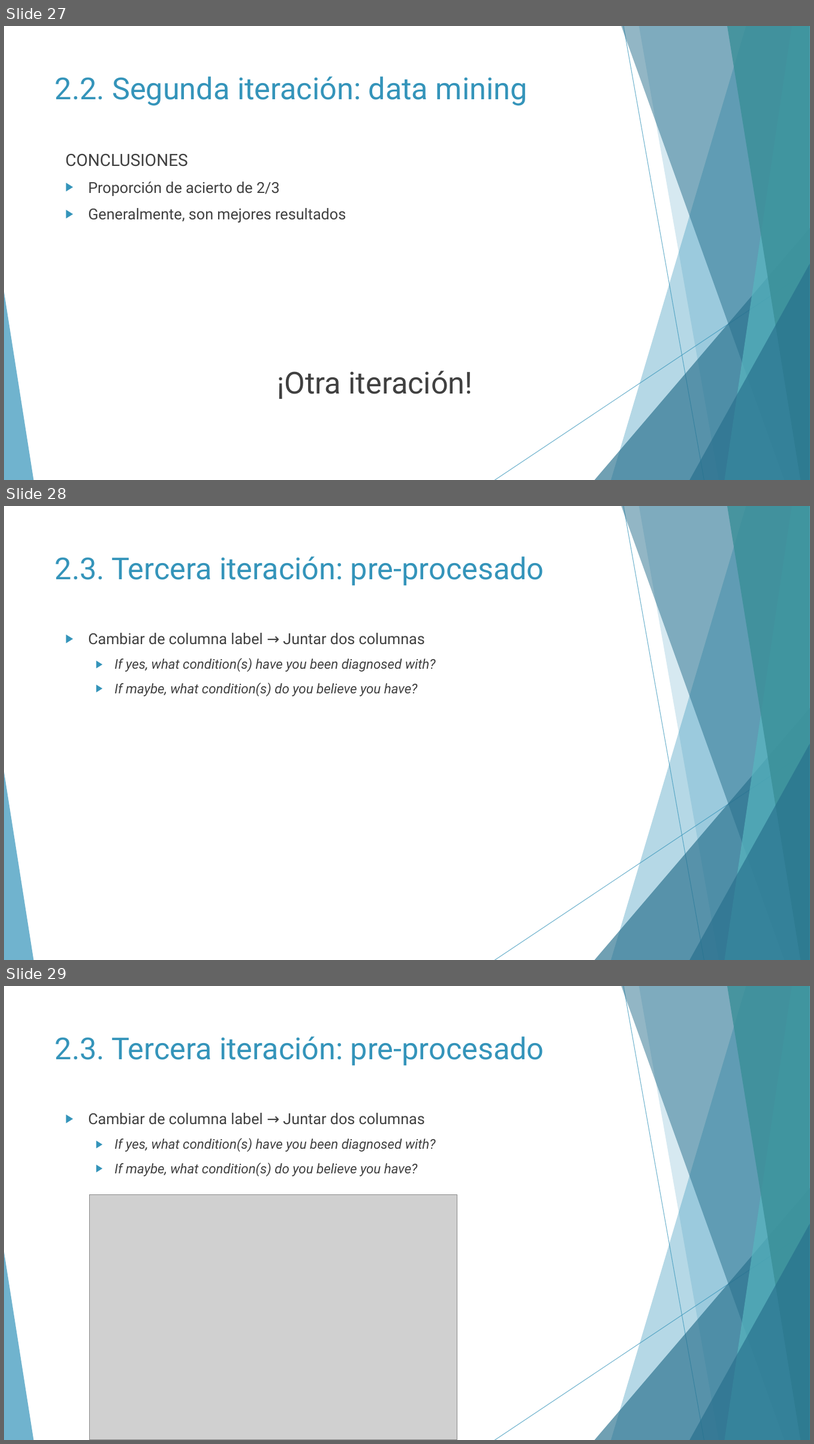
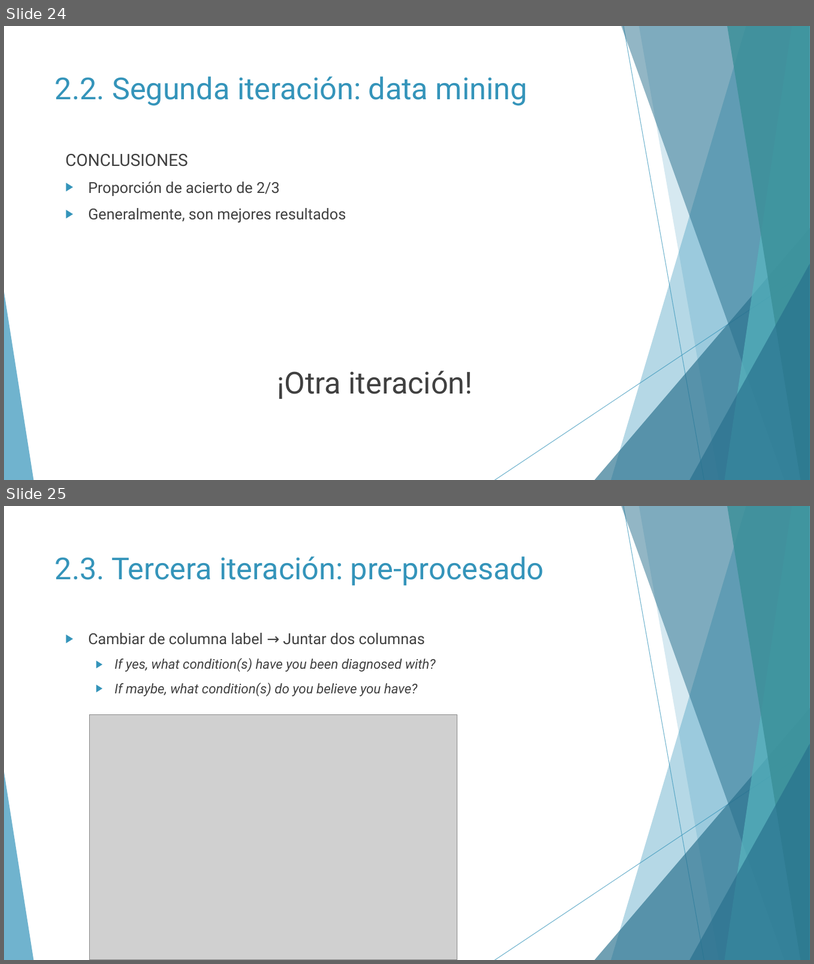
Before and after one commit to Geadalu/DataMiningHealth, a slide deck: Presentación DataMiningHealth.pptx. Shown one above the other, each under a label of ours: slides 27, 28 and 29 before the commit, slides 24 and 25 after it. The pictures are 814x1444 and 814x964 pixels, drawn with LibreOffice and Linux fonts; fonts in the diff are those of the drawing; grey boxes stand for pictures. Boxes give left, top, right and bottom in pixels: in the first picture for what was removed or moved away, otherwise in the second. Text is boxed around its words. In the diff, an @@ line names an element or a change of style, - is before the commit and + after.

```diff
--- a/Presentación DataMiningHealth.pptx
+++ b/Presentación DataMiningHealth.pptx
@@ slide 28 removed at <box>4,506,810,960</box>, background #FFFFFF; not listed: 10 template elements that a slide beside it also shows @@
@@ title removed at <box>55,556,545,586</box> @@
-2.3. Tercera iteración: pre-procesado
@@ text removed at <box>88,633,436,696</box> @@
-▶ Cambiar de columna label → Juntar dos columnas
-  ▶ If yes, what condition(s) have you been diagnosed with?
-  ▶ If maybe, what condition(s) do you believe you have?
@@ what was slide 27 is now slide 24 @@
@@ what was slide 29 is now slide 25 @@
```
Also in this commit, not shown: 4 slides changed, 1 slide added, 4 other slides removed, 3 other files.
